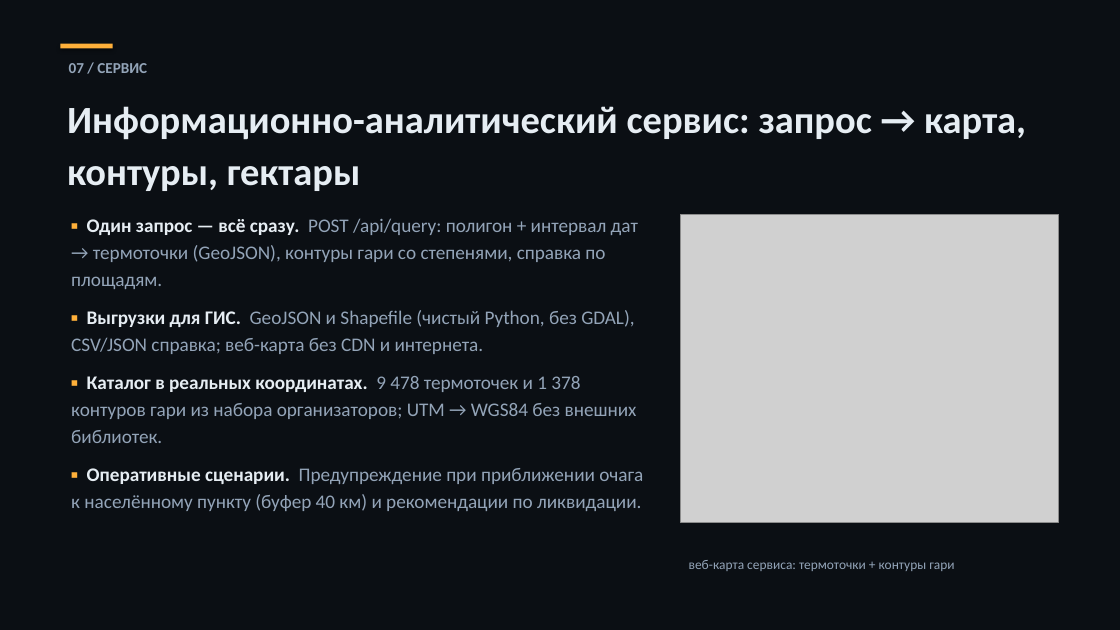
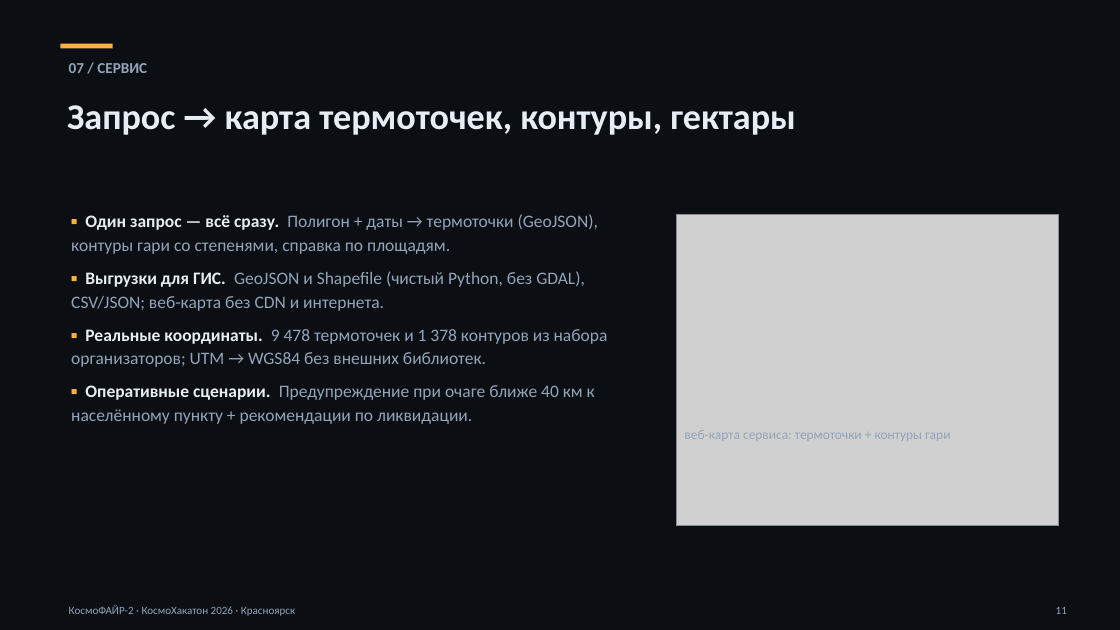
Before and after one commit to overbaffe1/CosmoH, a slide deck: slide 11 of presentation_final.pptx. Drawn at 1120x630 pixels with LibreOffice and Linux fonts; fonts in the diff are those of the drawing; grey boxes stand for pictures. Boxes give left, top, right and bottom in pixels: in the first picture for what was removed or moved away, otherwise in the second. Text is boxed around its words. In the diff, an @@ line names an element or a change of style, - is before the commit and + after.

```diff
--- a/presentation_final.pptx
+++ b/presentation_final.pptx
@@ text at (67,105,796,135): text changed; size 33 to 31 pt @@
-Информационно-аналитический сервис: запрос → карта, контуры, гектары
+Запрос → карта термоточек, контуры, гектары
@@ text at (71,214,608,424): text changed; size 16.5 to 15 pt @@
-▪ Один запрос — всё сразу. POST /api/query: полигон + интервал дат → термоточки (GeoJSON), контуры гари со степенями, справка по площадям.
-▪ Выгрузки для ГИС. GeoJSON и Shapefile (чистый Python, без GDAL), CSV/JSON справка; веб-карта без CDN и интернета.
-▪ Каталог в реальных координатах. 9 478 термоточек и 1 378 контуров гари из набора организаторов; UTM → WGS84 без внешних библиотек.
-▪ Оперативные сценарии. Предупреждение при приближении очага к населённому пункту (буфер 40 км) и рекомендации по ликвидации.
+▪ Один запрос — всё сразу. Полигон + даты → термоточки (GeoJSON), контуры гари со степенями, справка по площадям.
+▪ Выгрузки для ГИС. GeoJSON и Shapefile (чистый Python, без GDAL), CSV/JSON; веб-карта без CDN и интернета.
+▪ Реальные координаты. 9 478 термоточек и 1 378 контуров из набора организаторов; UTM → WGS84 без внешних библиотек.
+▪ Оперативные сценарии. Предупреждение при очаге ближе 40 км к населённому пункту + рекомендации по ликвидации.
@@ picture: place and size @@
-picture at (681,214,1059,523)
+picture at (676,214,1059,526)
@@ text "веб-карта сервиса: термоточки + контуры ...": place and size @@
-text "веб-карта сервиса: термоточки + контуры ..." at (689,560,954,571)
+text "веб-карта сервиса: термоточки + контуры ..." at (684,430,950,441)
@@ text added at (69,605,295,616), 9.5 pt, text #93A4B8 @@
+КосмоФАЙР-2 · КосмоХакатон 2026 · Красноярск
@@ text added at (1056,607,1067,614), 9.5 pt, text #93A4B8 @@
+11
```
Also in this commit, not shown: 12 other slides changed.
